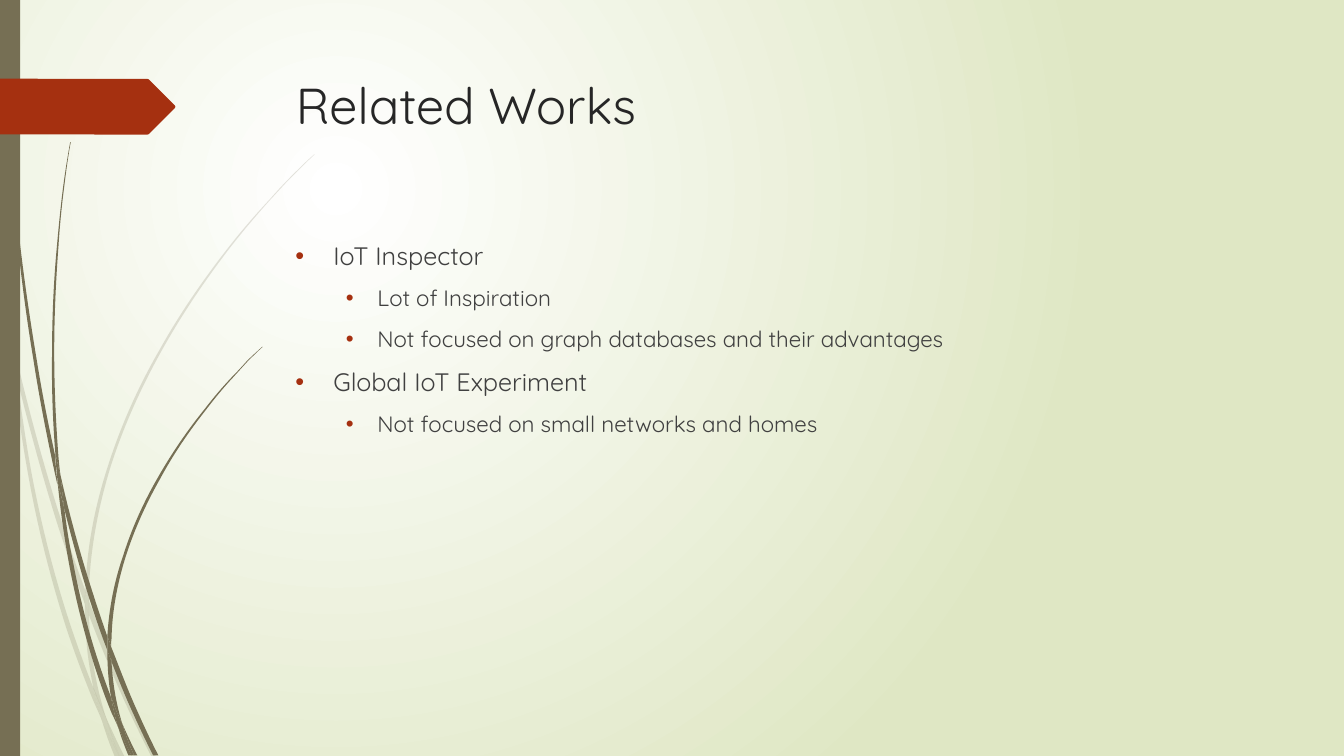
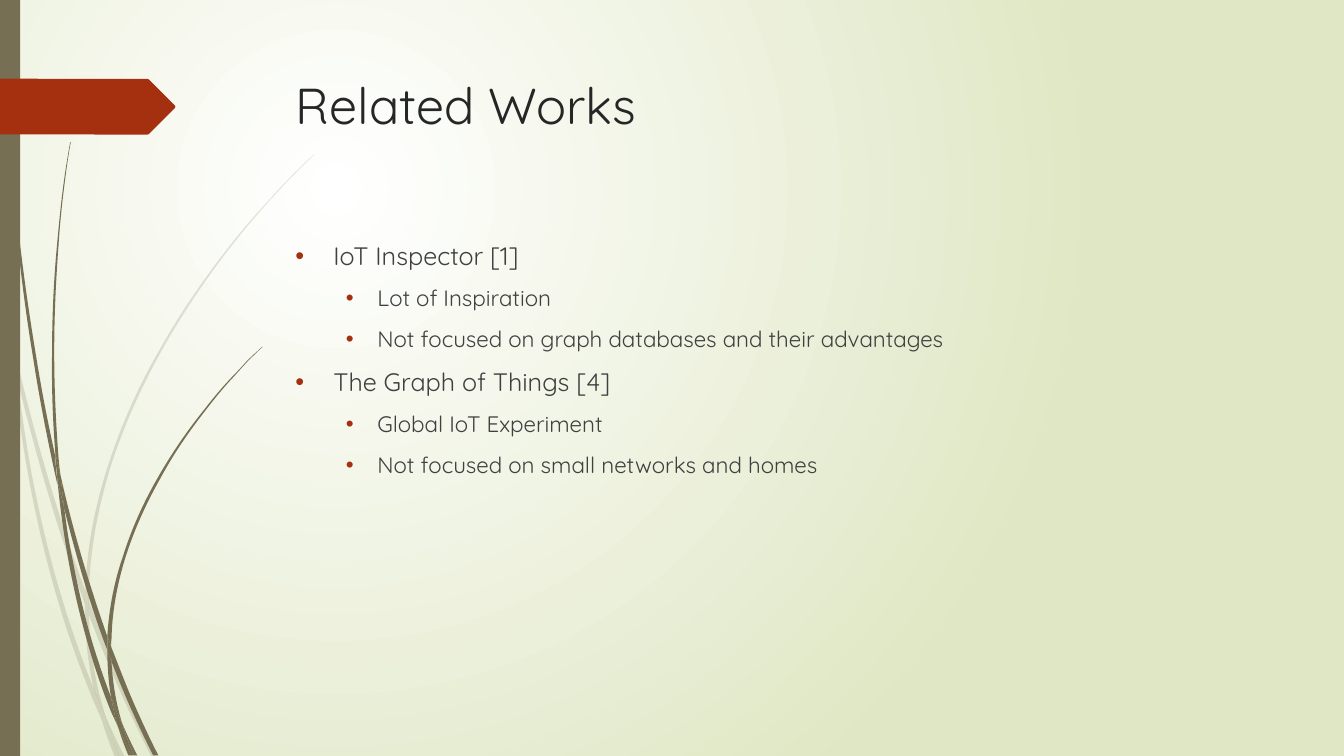
Before and after one commit to coltersnyder/CSCI598BFinalProject, a slide deck: slide 6 of FinalPresentation.pptx (slide 5 before the commit). Drawn at 1344x756 pixels with LibreOffice and Linux fonts; fonts in the diff are those of the drawing. Boxes give left, top, right and bottom in pixels: in the first picture for what was removed or moved away, otherwise in the second. Text is boxed around its words. In the diff, an @@ line names an element or a change of style, - is before the commit and + after.

```diff
--- a/FinalPresentation.pptx
+++ b/FinalPresentation.pptx
@@ text at box(333, 247, 518, 270): text changed @@
-• IoT Inspector
+• IoT Inspector [1]
@@ text at box(333, 372, 610, 396): paragraph added @@
+• The Graph of Things [4]
@@ text at box(377, 415, 603, 437): size 18 to 16 pt in "Global IoT Experiment"; list level 1 to 2 in "Global IoT Experiment" @@
```
Also in this commit, not shown: 3 other slides changed, 3 slides added, 1 slide removed.
